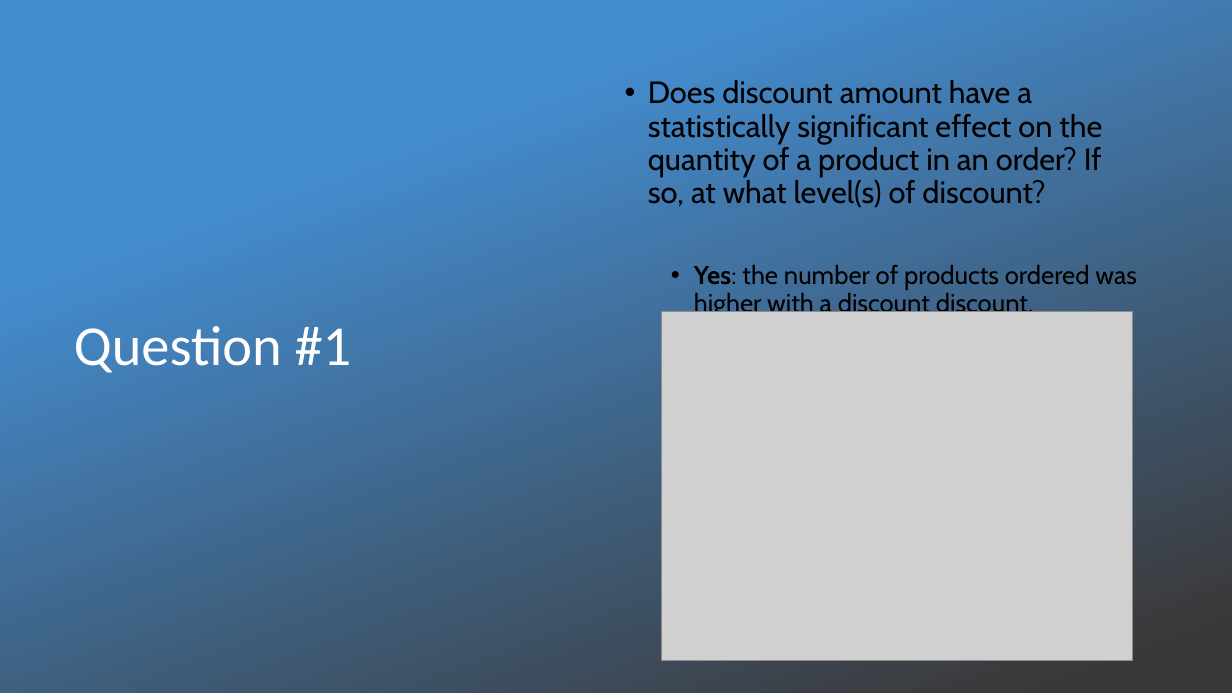
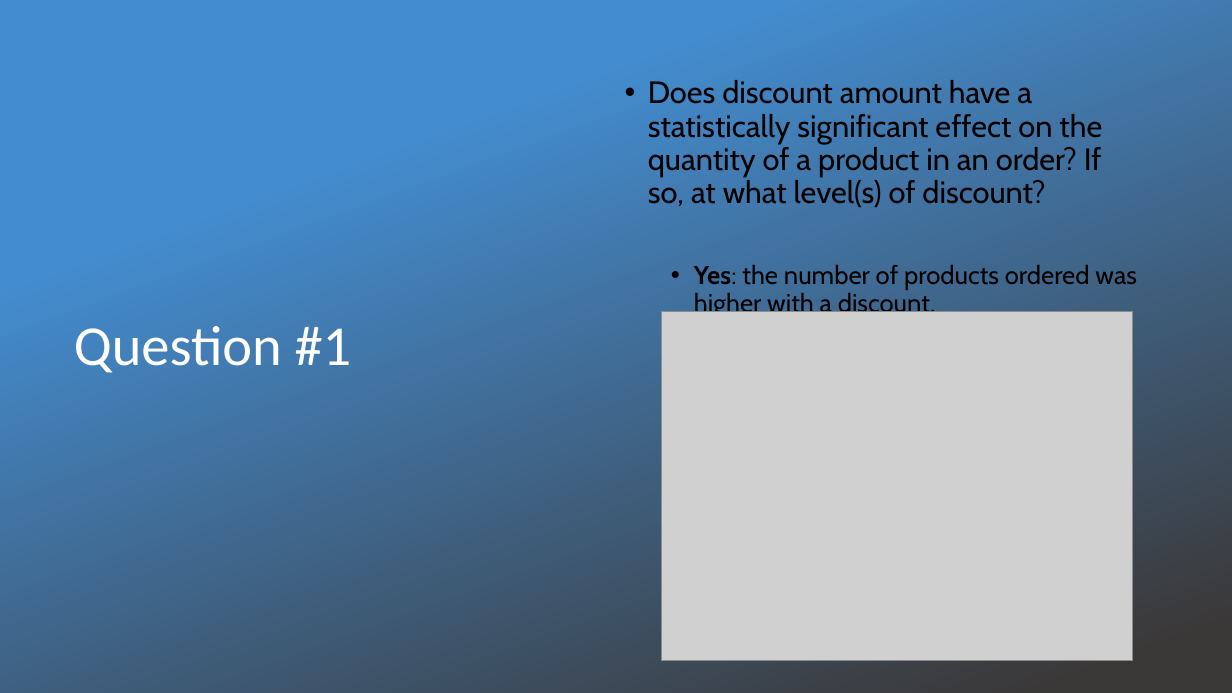
Before and after one commit to Sugaboo/dsc-2-final-project-online-ds-pt-112618, a slide deck: slide 5 of SQL presentation_3.22.19.pptx. Drawn at 1232x693 pixels with LibreOffice and Linux fonts; fonts in the diff are those of the drawing; grey boxes stand for pictures; background and template pictures are left out. Boxes give left, top, right and bottom in pixels: in the first picture for what was removed or moved away, otherwise in the second. Text is boxed around its words. In the diff, an @@ line names an element or a change of style, - is before the commit and + after.

Commit message:
Updated Module 2 Project and SQL ppt presentation
Re-ran all cells to update mu/std for each hypothesis test; removed duplicate word on ppt slide

```diff
--- a/SQL presentation_3.22.19.pptx
+++ b/SQL presentation_3.22.19.pptx
@@ text at [694,265,1137,318]: text changed @@
-  • Yes: the number of products ordered was higher with a discount discount.
+  • Yes: the number of products ordered was higher with a discount.
```
Also in this commit, not shown: 1 other file.
